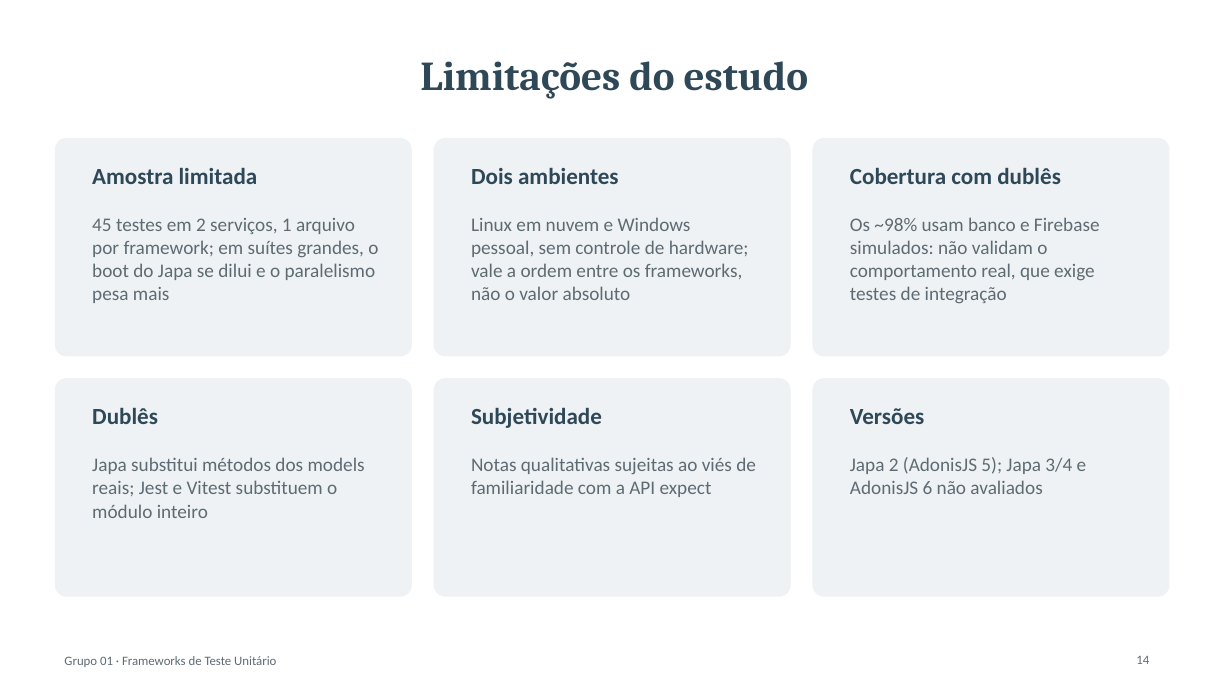
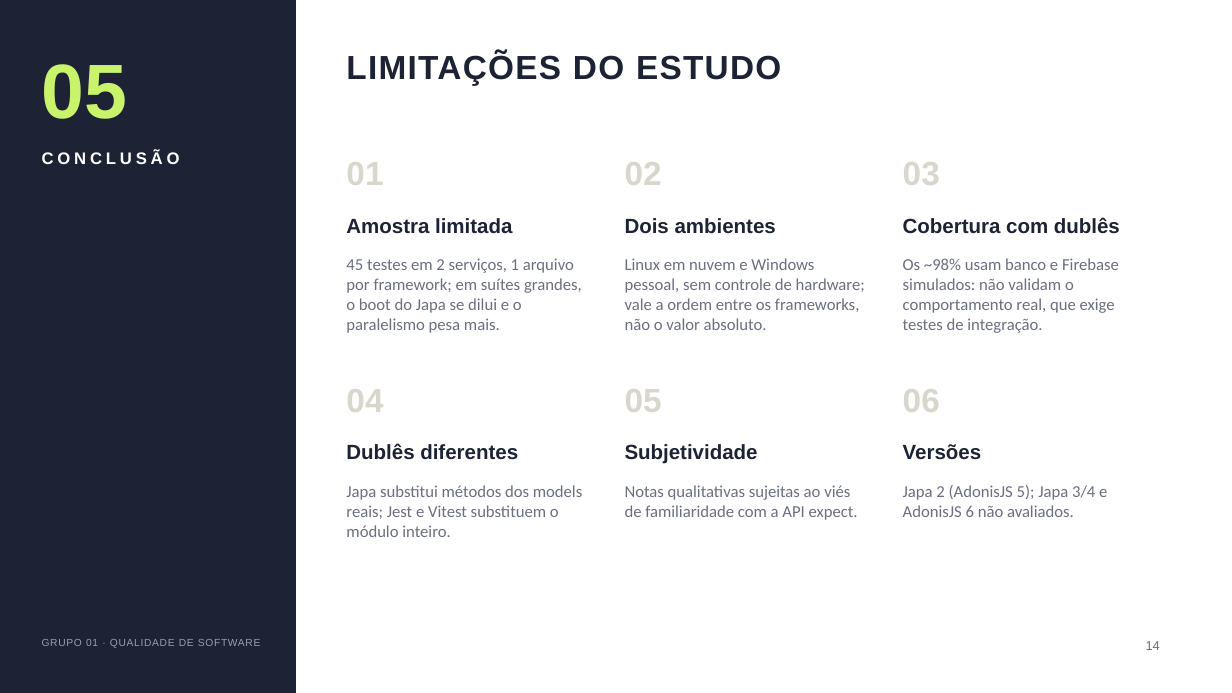
Before and after one commit to emanuuele/girls-chat-api, a slide deck: slide 14 of docs/benchmark/apresentacao.pptx. Drawn at 1232x693 pixels with LibreOffice and Linux fonts; fonts in the diff are those of the drawing. Boxes give left, top, right and bottom in pixels: in the first picture for what was removed or moved away, otherwise in the second. Text is boxed around its words. In the diff, an @@ line names an element or a change of style, - is before the commit and + after.

Commit message:
docs: novo design editorial para os slides
Painel lateral com número e nome da seção, títulos em caixa alta, números de destaque e composições variadas. Conteúdo e números iguais aos da versão anterior.

```diff
--- a/docs/benchmark/apresentacao.pptx
+++ b/docs/benchmark/apresentacao.pptx
@@ rectangle added at [0, 0, 296, 693], fill #1E2235, outline #1E2235 1 pt @@
@@ title at [346, 52, 781, 85]: text changed; size 32 to 26 pt; font Cambria to Arial; text colour #2F4858 to #1E2235 @@
-Limitações do estudo
+LIMITAÇÕES DO ESTUDO
@@ title "LIMITAÇÕES DO ESTUDO" at [346, 52, 781, 85]: vertical alignment middle to top @@
@@ text added at [42, 64, 128, 119], 60 pt, text #C9F36B, bold @@
+05
@@ rounded rectangle removed at [55, 139, 411, 356] @@
@@ rounded rectangle removed at [434, 139, 790, 356] @@
@@ rounded rectangle removed at [813, 139, 1169, 356] @@
@@ text added at [42, 150, 180, 164], 13 pt, text #FFFFFF, bold @@
+CONCLUSÃO
@@ text added at [346, 162, 383, 185], 26 pt, text #D9D6CE, bold @@
+01
@@ text added at [625, 162, 662, 185], 26 pt, text #D9D6CE, bold @@
+02
@@ text added at [903, 162, 940, 185], 26 pt, text #D9D6CE, bold @@
+03
@@ size 18 to 16 pt, font Calibri to Arial, text colour #2F4858 to #1E2235 in 5 elements at [903, 444, 982, 460], [903, 217, 1120, 234], [625, 444, 758, 464], [625, 218, 776, 234], [346, 218, 512, 234] @@
@@ text "Amostra limitada": place and size @@
-text "Amostra limitada" at [92, 168, 258, 184]
+text "Amostra limitada" at [346, 218, 512, 234]
@@ text "Dois ambientes": place and size @@
-text "Dois ambientes" at [471, 168, 619, 184]
+text "Dois ambientes" at [625, 218, 776, 234]
@@ text "Cobertura com dublês": place and size @@
-text "Cobertura com dublês" at [850, 168, 1061, 184]
+text "Cobertura com dublês" at [903, 217, 1120, 234]
@@ text at [346, 258, 582, 333]: text changed; size 15 to 13 pt; text colour #5E6B73 to #6B6F80 @@
-45 testes em 2 serviços, 1 arquivo por framework; em suítes grandes, o boot do Japa se dilui e o paralelismo pesa mais
+45 testes em 2 serviços, 1 arquivo por framework; em suítes grandes, o boot do Japa se dilui e o paralelismo pesa mais.
@@ text at [625, 258, 865, 330]: text changed; size 15 to 13 pt; text colour #5E6B73 to #6B6F80 @@
-Linux em nuvem e Windows pessoal, sem controle de hardware; vale a ordem entre os frameworks, não o valor absoluto
+Linux em nuvem e Windows pessoal, sem controle de hardware; vale a ordem entre os frameworks, não o valor absoluto.
@@ text at [903, 258, 1119, 333]: text changed; size 15 to 13 pt; text colour #5E6B73 to #6B6F80 @@
-Os ~98% usam banco e Firebase simulados: não validam o comportamento real, que exige testes de integração
+Os ~98% usam banco e Firebase simulados: não validam o comportamento real, que exige testes de integração.
@@ rounded rectangle removed at [55, 379, 411, 596] @@
@@ text added at [346, 389, 383, 412], 26 pt, text #D9D6CE, bold @@
+04
@@ rounded rectangle removed at [434, 379, 790, 596] @@
@@ text added at [625, 389, 662, 412], 26 pt, text #D9D6CE, bold @@
+05
@@ rounded rectangle removed at [813, 379, 1169, 596] @@
@@ text added at [903, 389, 940, 412], 26 pt, text #D9D6CE, bold @@
+06
@@ text at [346, 443, 518, 460]: text changed; size 18 to 16 pt; font Calibri to Arial; text colour #2F4858 to #1E2235 @@
-Dublês
+Dublês diferentes
@@ text "Subjetividade": place and size @@
-text "Subjetividade" at [471, 408, 602, 428]
+text "Subjetividade" at [625, 444, 758, 464]
@@ text "Versões": place and size @@
-text "Versões" at [850, 408, 924, 424]
+text "Versões" at [903, 444, 982, 460]
@@ text at [346, 485, 582, 537]: text changed; size 15 to 13 pt; text colour #5E6B73 to #6B6F80 @@
-Japa substitui métodos dos models reais; Jest e Vitest substituem o módulo inteiro
+Japa substitui métodos dos models reais; Jest e Vitest substituem o módulo inteiro.
@@ text at [625, 485, 858, 520]: text changed; size 15 to 13 pt; text colour #5E6B73 to #6B6F80 @@
-Notas qualitativas sujeitas ao viés de familiaridade com a API expect
+Notas qualitativas sujeitas ao viés de familiaridade com a API expect.
@@ text at [903, 485, 1107, 517]: text changed; size 15 to 13 pt; text colour #5E6B73 to #6B6F80 @@
-Japa 2 (AdonisJS 5); Japa 3/4 e AdonisJS 6 não avaliados
+Japa 2 (AdonisJS 5); Japa 3/4 e AdonisJS 6 não avaliados.
@@ text at [42, 639, 260, 648]: text changed; size 10 to 8 pt; font Calibri to Arial; text colour #5E6B73 to #9A9DB0 @@
-Grupo 01 · Frameworks de Teste Unitário
+GRUPO 01 · QUALIDADE DE SOFTWARE
@@ page number: place and size @@
-page number at [1136, 656, 1149, 664]
+page number at [1146, 641, 1160, 650]
@@ page number at [1146, 641, 1160, 650]: font Calibri to Arial, text colour #5E6B73 to #6B6F80 @@
```
Also in this commit, not shown: 14 other slides changed.
